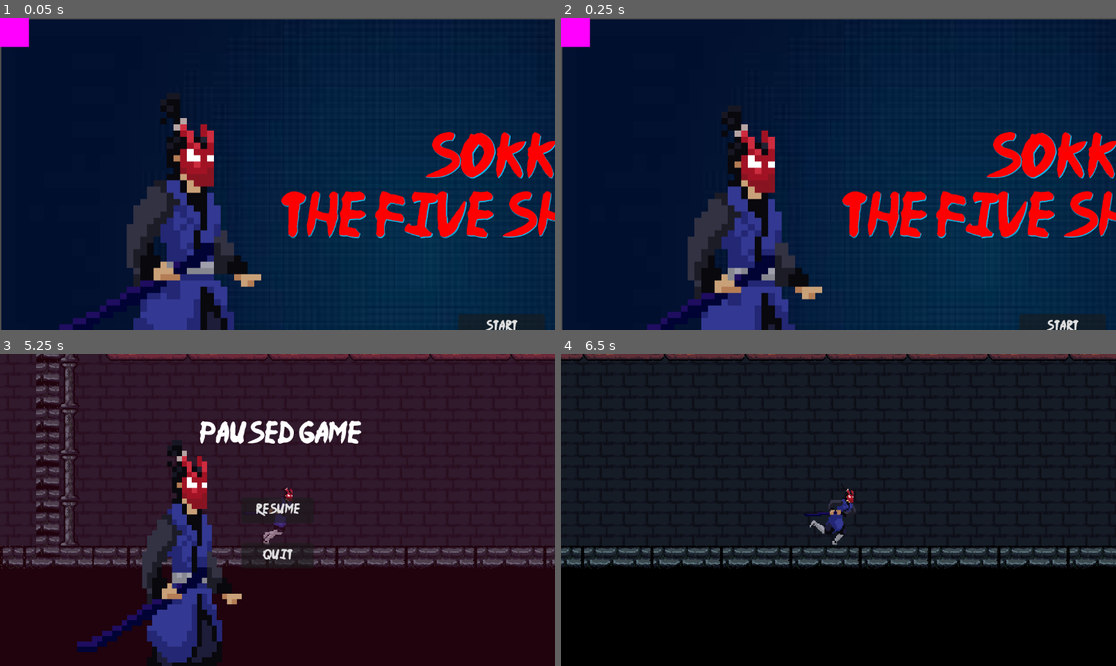
Above: before the commit, frames 1-4 (two rows, left to right).
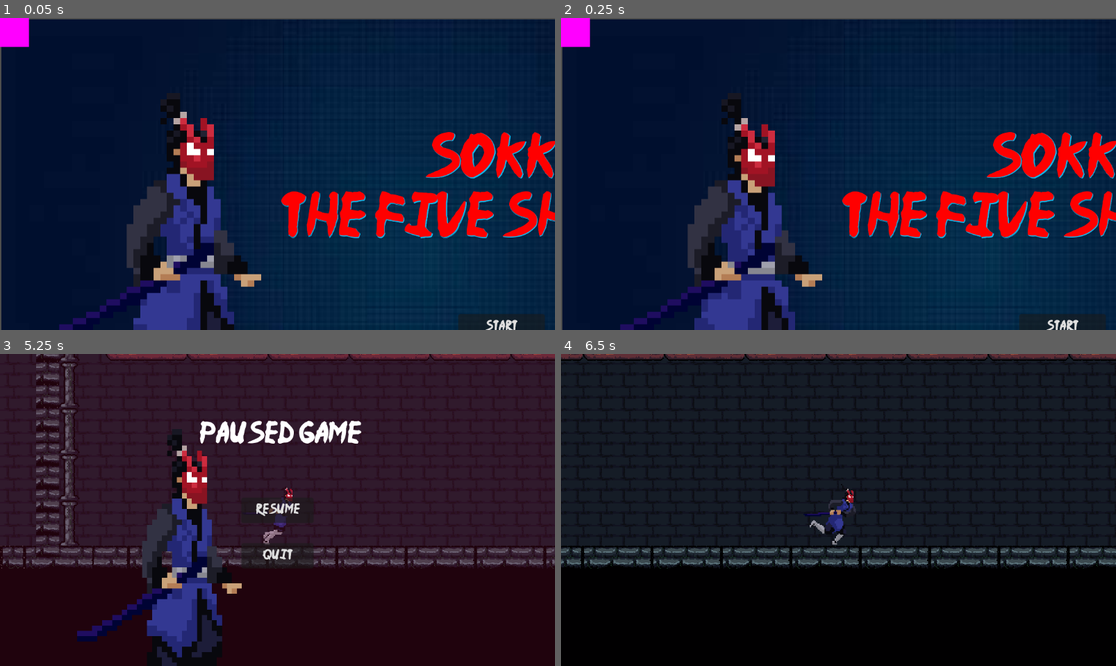
Above: after the commit, the same moments.

Repository: HiC-BGOD/MyGameSFS
Game: Godot game, scene res://Scenes/UI/menu.tscn
Two runs of this game, one before a commit and one after it. Both use one fixed random seed, a clock stepped at 60 frames per second and the inputs below.
Inputs (mouse positions are in pixels of both pictures, inside the frame that each line leads up to):
- Up to frame 1 (0.05 s): no input
- Up to frame 2 (0.25 s): no input
- Up to frame 3 (5.25 s): click "Start" at 0.5 s; move the mouse to (399, 494) at 1.27 s; hold D (Right) 1.28-2.78 s; click (399, 494) at 1.35 s; tap Space (Jump) at 1.52, 2.27, 3.77, 4.52 s; right-click (399, 494) at 1.55 s; move the mouse to (166, 525) at 2.02 s; right-click (166, 525) at 2.1 s; click (166, 525) at 2.3 s; move the mouse to (333, 441) at 2.77 s; hold A (Left) 2.78-3.53 s; click (333, 441) at 2.85 s; right-click (333, 441) at 3.05 s; move the mouse to (249, 572) at 3.52 s; hold D (Right) 3.53-5.03 s; right-click (249, 572) at 3.6 s; click (249, 572) at 3.8 s; move the mouse to (444, 556) at 4.27 s; click (444, 556) at 4.35 s; right-click (444, 556) at 4.55 s; tap Escape (pause) at 4.9 s; move the mouse to (111, 463) at 5.02 s; hold A (Left) from 5.03 s (still down); right-click (111, 463) at 5.1 s
- Up to frame 4 (6.5 s): tap Space (Jump) at 5.27 s; click (672, 463) at 5.3 s; move the mouse to (866, 510) at 5.77 s; release A (Left) at 5.78 s; hold D (Right) from 5.78 s (still down); click (866, 510) at 5.85 s; right-click (866, 510) at 6.05 s

The runs differ from the first frame. In frame 1, 2.4% of the frame differs, in the area x 24-43%, y 30-100%; in frame 2, 6.1%, in the area x 10-48%, y 26-100%; in frame 3, 4.9%; in frame 4, nothing differs.

Commit message:
Complete changes

Diff:
--- a/Player/Bosses/boss_2.gd
+++ b/Player/Bosses/boss_2.gd
@@ -5,10 +5,10 @@
 @export var walking = 300
 @export var running = 700
 
-@export var path = [Vector2(1950,570), Vector2(2210,570)]
+@export var path = [Vector2(1950,570), Vector2(2210.5,570)]
 
 var direction = 1
-var health : int = 100
+var enemy_health : int = 150
 
 func _ready():
 	position = path[0]
@@ -43,8 +43,11 @@
 	else: $AnimatedSprite2D.play()
 
 func damage():
-	if SM.state_name != "Die":
-		SM.set_state("Die")
+	enemy_health -= 15
+	set_animation("Hit")
+	if enemy_health <= 0:
+		if SM.state_name != "Die":
+			SM.set_state("Die")
 
 
 func should_attack():
@@ -65,7 +68,12 @@
 	if SM.state_name == "Attack":
 		SM.set_state("Move")
 	if SM.state_name == "Die":
+		var portal = load("res://Scenes/Levels/portal.tscn")
+		var p = portal.instantiate()
+		p.position = Vector2(2267,548)
+		get_node("/root/Plains2/PortalContainer").add_child(p)
 		queue_free()
+#		get_tree().change_scene_to_file("res://Scenes/Levels/Portal.tscn")
 
 
 func _on_Above_and_Below_body_entered(body):
--- a/Player/Bosses/boss_2.tscn
+++ b/Player/Bosses/boss_2.tscn
@@ -1,9 +1,10 @@
-[gd_scene load_steps=32 format=3 uid="uid://cbnf035unp530"]
+[gd_scene load_steps=37 format=3 uid="uid://cbnf035unp530"]
 
 [ext_resource type="Script" path="res://Player/Bosses/boss_2.gd" id="1_4o0io"]
 [ext_resource type="Texture2D" uid="uid://du8hvp2w7bqvn" path="res://Assets/Fantasy Martial Characters 3/Character_1/attack1.png" id="1_r7ajc"]
 [ext_resource type="Texture2D" uid="uid://dvitw5adxkrox" path="res://Assets/Fantasy Martial Characters 3/Character_1/Death.png" id="2_sp6ou"]
 [ext_resource type="Texture2D" uid="uid://cyw0uioqob7qo" path="res://Assets/Fantasy Martial Characters 3/Character_1/Idle.png" id="3_eooxc"]
+[ext_resource type="Texture2D" uid="uid://c7cjhuqej3yjm" path="res://Assets/Fantasy Martial Characters 3/Character_1/Take Hit - white silhouette.png" id="4_digda"]
 [ext_resource type="Texture2D" uid="uid://easwv48ku4t6" path="res://Assets/Fantasy Martial Characters 3/Character_1/Run.png" id="4_kd6qo"]
 [ext_resource type="Script" path="res://Player/Bosses/StateMachine.gd" id="6_rg3wi"]
 [ext_resource type="Script" path="res://Player/Bosses/Move.gd" id="7_jniip"]
@@ -42,6 +43,22 @@
 atlas = ExtResource("2_sp6ou")
 region = Rect2(300, 0, 100, 100)
 
+[sub_resource type="AtlasTexture" id="AtlasTexture_qgc4i"]
+atlas = ExtResource("4_digda")
+region = Rect2(0, 0, 100, 100)
+
+[sub_resource type="AtlasTexture" id="AtlasTexture_enaud"]
+atlas = ExtResource("4_digda")
+region = Rect2(100, 0, 100, 100)
+
+[sub_resource type="AtlasTexture" id="AtlasTexture_mm8p5"]
+atlas = ExtResource("4_digda")
+region = Rect2(200, 0, 100, 100)
+
+[sub_resource type="AtlasTexture" id="AtlasTexture_7r5qk"]
+atlas = ExtResource("4_digda")
+region = Rect2(300, 0, 100, 100)
+
 [sub_resource type="AtlasTexture" id="AtlasTexture_5ylq0"]
 atlas = ExtResource("3_eooxc")
 region = Rect2(0, 0, 100, 100)
@@ -124,6 +141,23 @@
 }],
 "loop": false,
 "name": &"Death",
+"speed": 5.0
+}, {
+"frames": [{
+"duration": 1.0,
+"texture": SubResource("AtlasTexture_qgc4i")
+}, {
+"duration": 1.0,
+"texture": SubResource("AtlasTexture_enaud")
+}, {
+"duration": 1.0,
+"texture": SubResource("AtlasTexture_mm8p5")
+}, {
+"duration": 1.0,
+"texture": SubResource("AtlasTexture_7r5qk")
+}],
+"loop": false,
+"name": &"Hit",
 "speed": 5.0
 }, {
 "frames": [{
@@ -183,9 +217,7 @@
 position = Vector2(1.52588e-05, -1.00001)
 scale = Vector2(3.045, 3.17)
 sprite_frames = SubResource("SpriteFrames_tu0hg")
-animation = &"Attack1"
-frame = 3
-frame_progress = 1.0
+animation = &"Hit"
 
 [node name="CollisionShape2D" type="CollisionShape2D" parent="."]
 position = Vector2(3, -5.5)
--- a/Scenes/Levels/portal.tscn
+++ b/Scenes/Levels/portal.tscn
@@ -84,7 +84,7 @@
 sprite_frames = SubResource("SpriteFrames_vjl2r")
 animation = &"Portal"
 autoplay = "Portal"
-frame_progress = 0.0679488
+frame_progress = 0.363617
 flip_h = true
 
 [node name="Area2D" type="Area2D" parent="."]
--- a/Scenes/UI/menu.tscn
+++ b/Scenes/UI/menu.tscn
@@ -49,7 +49,7 @@
 sprite_frames = ExtResource("4_84rgh")
 animation = &"idle"
 autoplay = "idle"
-frame_progress = 0.952685
+frame_progress = 0.377005
 
 [node name="Label" type="Label" parent="."]
 layout_mode = 0
--- a/Scenes/UI/pause_menu.tscn
+++ b/Scenes/UI/pause_menu.tscn
@@ -69,7 +69,7 @@
 sprite_frames = SubResource("SpriteFrames_mj5wt")
 animation = &"Idle"
 autoplay = "Idle"
-frame_progress = 0.431151
+frame_progress = 0.871122
 
 [node name="Label" type="Label" parent="pause_menu"]
 layout_mode = 1
Not shown, changed: Scenes/Levels/plains_2.tscn
